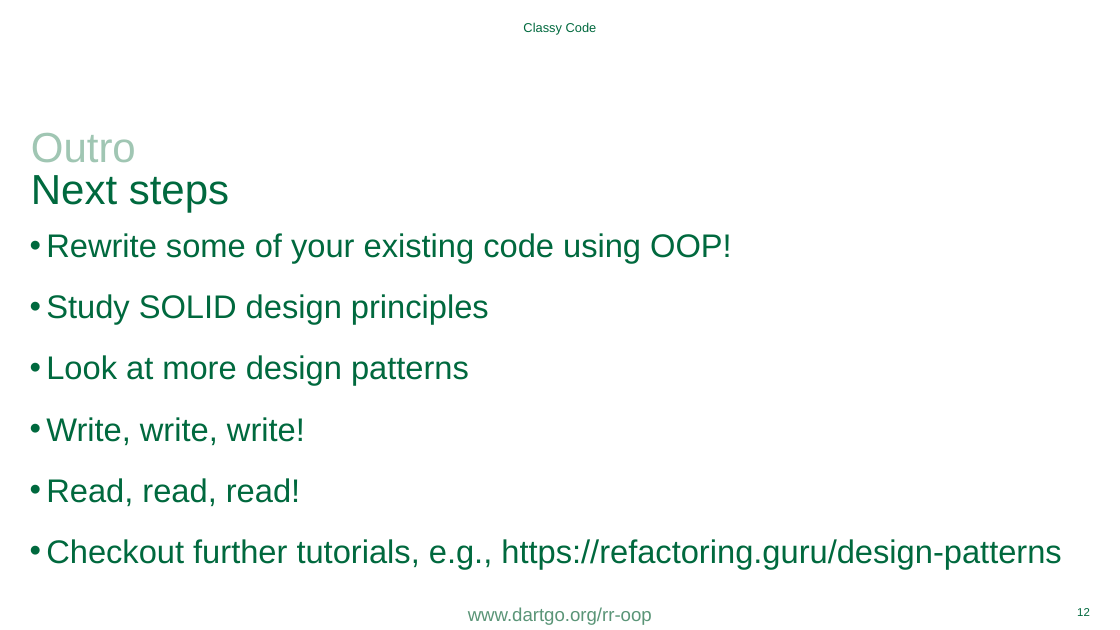
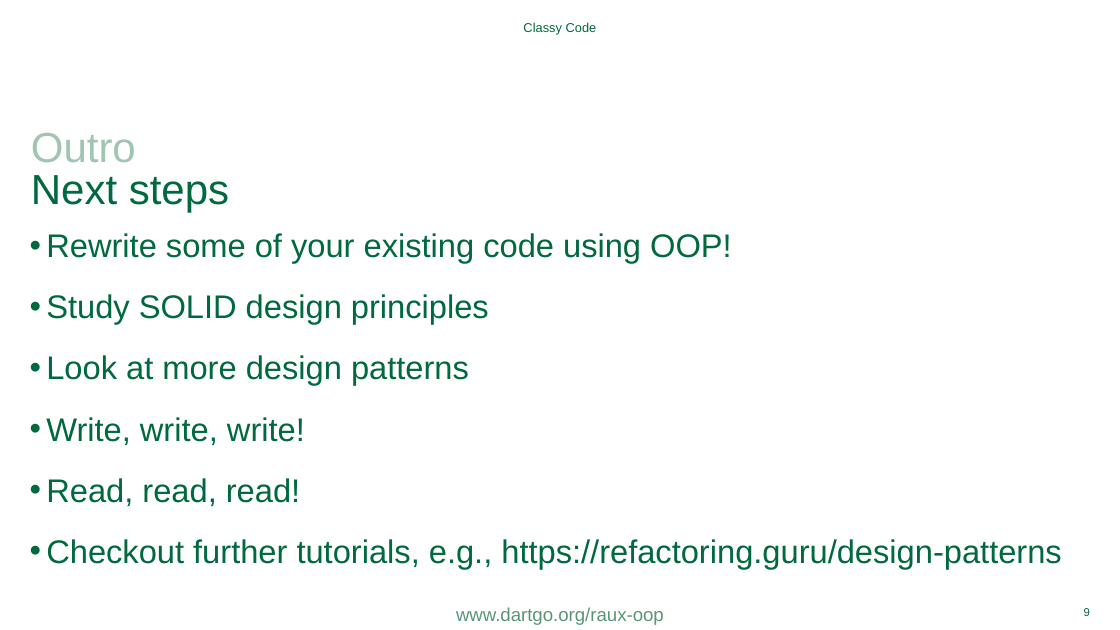
Before and after one commit to Dartmouth-Libraries/classy-code, a slide deck: slide 9 of ppt/OOP-for-Fun-and-Profit.pptx (slide 12 before the commit). Drawn at 1120x630 pixels with LibreOffice and Linux fonts; fonts in the diff are those of the drawing; background and template pictures are left out. Boxes give left, top, right and bottom in pixels: in the first picture for what was removed or moved away, otherwise in the second. Text is boxed around its words. In the diff, an @@ line names an element or a change of style, - is before the commit and + after.

Commit message:
adds materials for RAUX

```diff
--- a/ppt/OOP-for-Fun-and-Profit.pptx
+++ b/ppt/OOP-for-Fun-and-Profit.pptx
@@ text at [456, 607, 664, 625]: text changed @@
-www.dartgo.org/rr-oop
+www.dartgo.org/raux-oop
@@ page number at [1084, 608, 1090, 616]: text changed @@
-12
+9
```
Also in this commit, not shown: 8 other slides changed, 3 slides removed, 10 other files.
